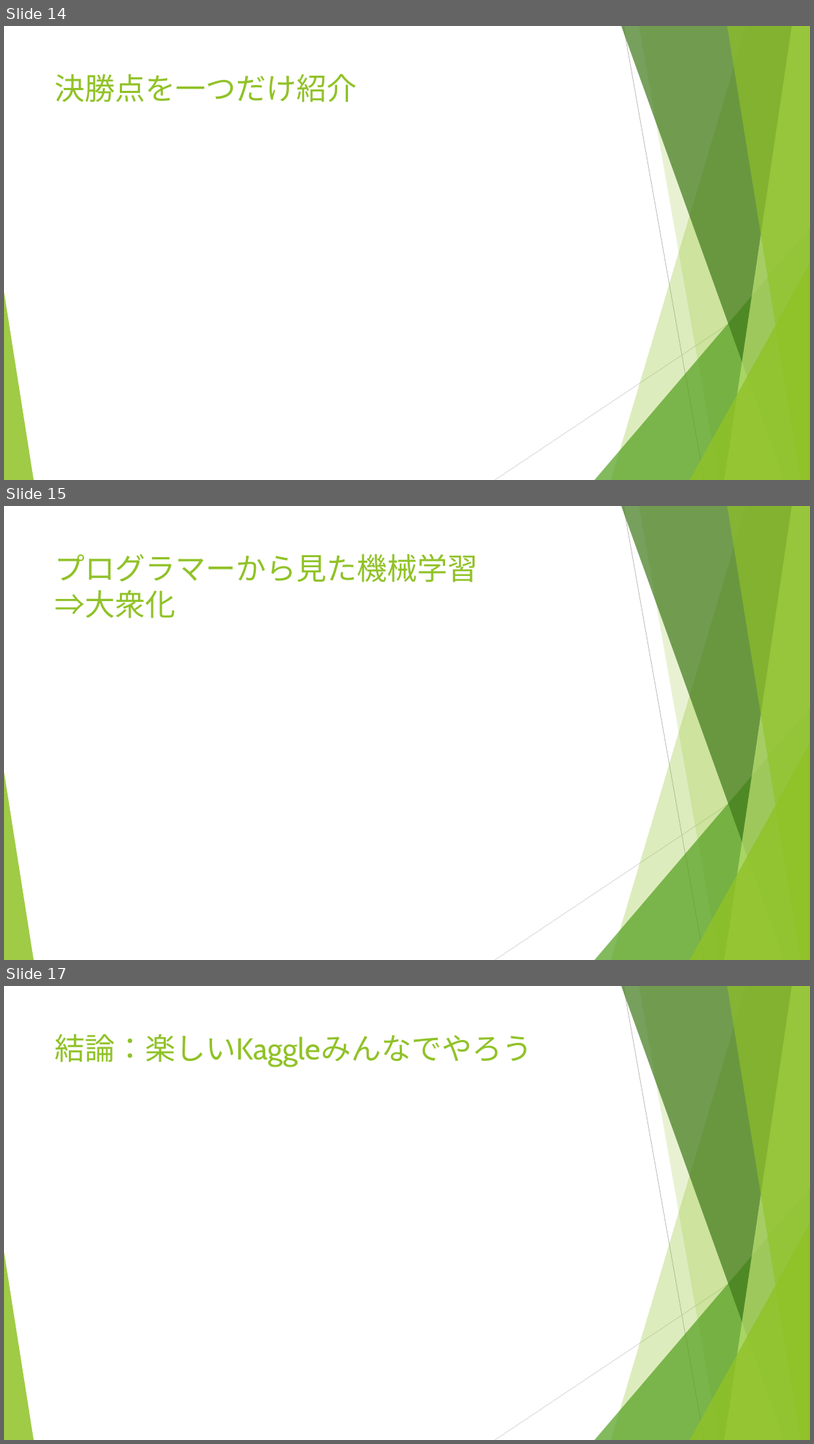
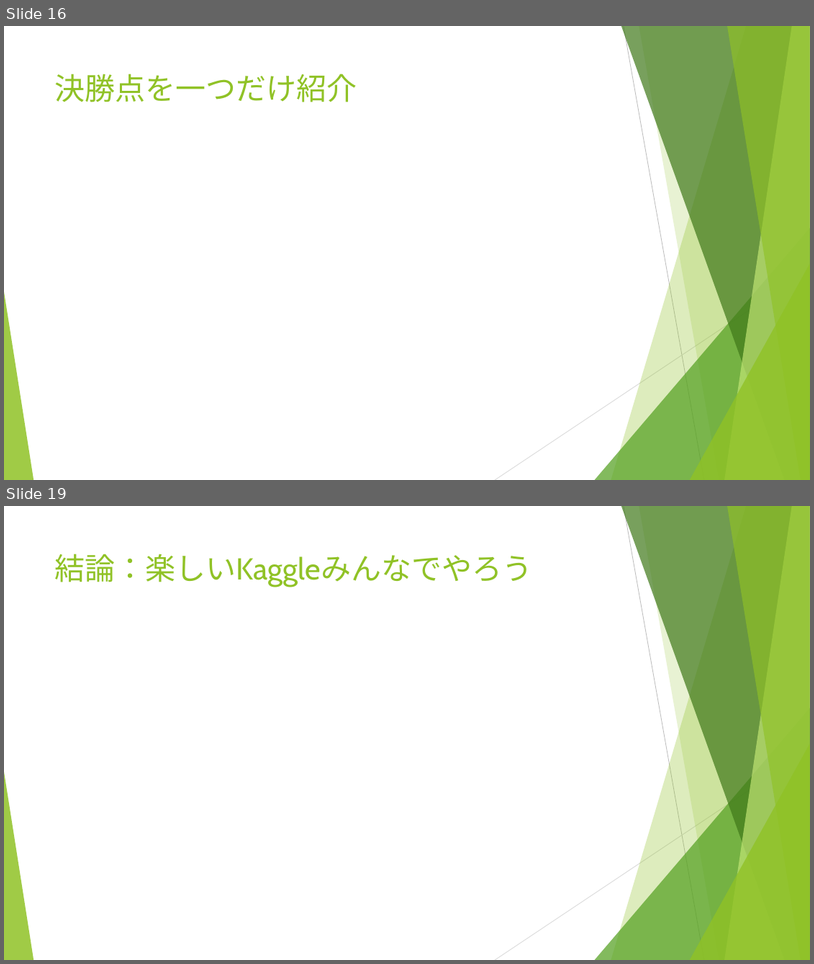
Before and after one commit to backonhighway/kaggle_recruit, a slide deck: 猫でもわかるKaggle.pptx. Shown one above the other, each under a label of ours: slides 14, 15 and 17 before the commit, slides 16 and 19 after it; the slides between them are not shown. The pictures are 814x1444 and 814x964 pixels, drawn with LibreOffice and Linux fonts; fonts in the diff are those of the drawing. Boxes give left, top, right and bottom in pixels: in the first picture for what was removed or moved away, otherwise in the second. Text is boxed around its words. In the diff, an @@ line names an element or a change of style, - is before the commit and + after.

```diff
--- a/猫でもわかるKaggle.pptx
+++ b/猫でもわかるKaggle.pptx
@@ slide 15 removed at (x1=4, y1=506, x2=810, y2=960), background #FFFFFF; not listed: 10 template elements that a slide beside it also shows @@
@@ title removed at (x1=55, y1=554, x2=478, y2=618) @@
-プログラマーから見た機械学習
-⇒大衆化
@@ what was slide 14 is now slide 16 @@
@@ what was slide 17 is now slide 19 @@
```
Also in this commit, not shown: 5 slides changed, 5 slides added, 2 other slides removed.
